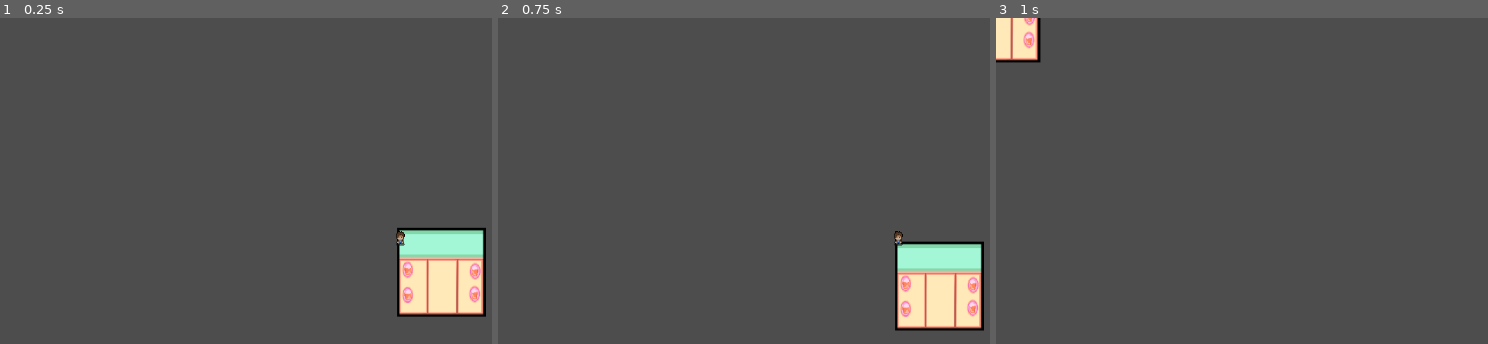
Above: before the commit, frames 1-3 (left to right).
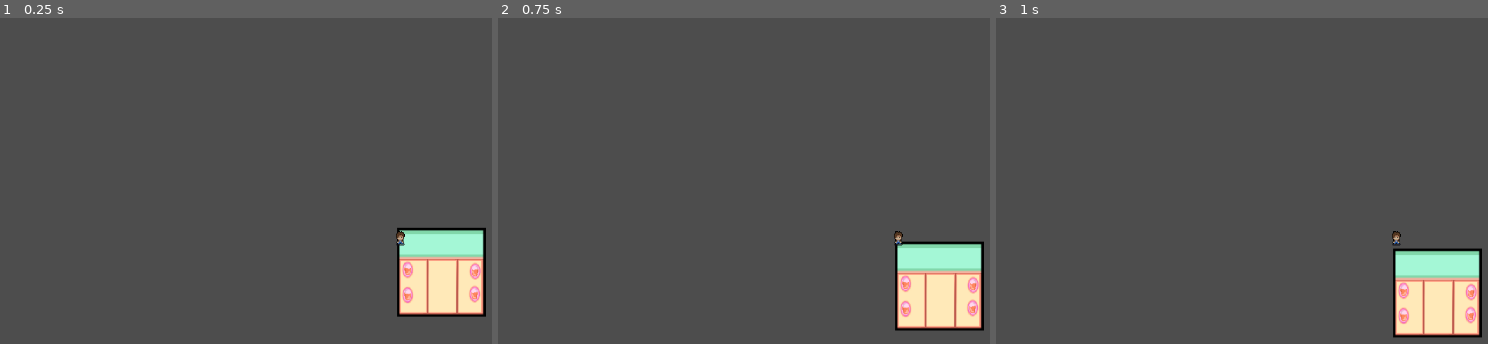
Above: after the commit, the same moments.

Repository: Rattle-Knight/Lab-Fracture
Game: Godot game, scene res://dragger_objects/labbits/labpieceline.tscn
The game is run twice, just before and just after one commit, with the same random seed, the same clock (stepped at 60 frames per second) and the same inputs. This scene is started directly instead of the project's main scene.
Inputs (mouse positions are in pixels of both pictures, inside the frame that each line leads up to):
- Up to frame 1 (0.25 s): no input
- Up to frame 2 (0.75 s): tap Enter at 0.5 s; move the mouse to (857, 334) at 0.52 s; hold W (up) from 0.53 s (still down); hold E (e) from 0.53 s (still down); click (857, 334) at 0.67 s
- Up to frame 3 (1 s): keep holding W (up); keep holding E (e)

Frames 1-2 are identical in both runs. In frame 3, 6.3% of the frame differs, in the area x 0-99%, y 0-99%.
Error after the commit: Attempt to call function 'play' in base 'null instance' on a null instance. (res://dragger_objects/labbits/safearea.gd:28)

Commit message:
aded more death

Diff:
--- a/dragger_objects/labbits/safearea.gd
+++ b/dragger_objects/labbits/safearea.gd
@@ -2,6 +2,7 @@
 
 @onready var player = get_tree().get_first_node_in_group("player")
 var safe_area_count = 0
+
 
 signal player_died
 signal entered
@@ -10,8 +11,6 @@
 func _ready():
 	connect("body_entered", _on_body_entered)
 	connect("body_exited", _on_body_exited)
-
-
 
 func _on_body_entered(body):
 	if body == player:
@@ -22,6 +21,14 @@
 	if body == player:
 		Global.safe_area_count -= 1
 		if Global.safe_area_count == 0:
+			var deathsfx = $"../../../player/splat"
+			var deathuhoh = $"../../../player/uhoh"
 			emit_signal("player_died")
+			Global.playerdead = true
+			deathuhoh.play()
+			deathsfx.play()
+			await deathuhoh.finished
 			player.queue_free()  # Kill the player
+
+
 		emit_signal("exit")
--- a/global.gd
+++ b/global.gd
@@ -2,3 +2,4 @@
 
 var openapp = false
 var safe_area_count= 0
+var playerdead = false
--- a/scenes/actual levels/level_1.tscn
+++ b/scenes/actual levels/level_1.tscn
@@ -20,6 +20,8 @@
 [ext_resource type="Texture2D" uid="uid://baolqyrpc017n" path="res://bgs/bbg.png" id="16_kiy6c"]
 [ext_resource type="PackedScene" uid="uid://c1he760tjlv4h" path="res://scenes/player.tscn" id="19_tgg4n"]
 [ext_resource type="PackedScene" uid="uid://vtgbi63pn50x" path="res://dragger_objects/draggerobjectstart.tscn" id="20_frwf8"]
+[ext_resource type="AudioStream" uid="uid://cx60ye873gpvj" path="res://csfx/e-oh-91679.mp3" id="21_i3sxb"]
+[ext_resource type="AudioStream" uid="uid://bohkcv4qjq0wl" path="res://csfx/transitional-swipe-211688.mp3" id="22_l0c0m"]
 
 [sub_resource type="RectangleShape2D" id="RectangleShape2D_fq8cr"]
 size = Vector2(127.5, 43.5)
@@ -305,6 +307,14 @@
 position = Vector2(99, 313)
 collision_layer = 32
 collision_mask = 32
+
+[node name="uhoh" type="AudioStreamPlayer2D" parent="player"]
+stream = ExtResource("21_i3sxb")
+bus = &"SFX"
+
+[node name="splat" type="AudioStreamPlayer2D" parent="player"]
+stream = ExtResource("22_l0c0m")
+bus = &"SFX"
 
 [connection signal="entered" from="lab/l1/safearea" to="tablet/t1" method="_on_safearea_entered"]
 [connection signal="exit" from="lab/l1/safearea" to="tablet/t1" method="_on_safearea_exit"]
--- a/scripts/player.gd
+++ b/scripts/player.gd
@@ -6,17 +6,18 @@
 @onready var walking_audio = $AudioStreamPlayer2D
 
 func _physics_process(delta):
-	var direction = Input.get_vector("left", "right", "up", "down")
+	if not Global.playerdead:
+		var direction = Input.get_vector("left", "right", "up", "down")
 
-	if direction.x == 0 and direction.y == 0:
-		player_state = "idle"
-	elif direction.x != 0 or direction.y != 0:
-		player_state = "walking"
+		if direction.x == 0 and direction.y == 0:
+			player_state = "idle"
+		elif direction.x != 0 or direction.y != 0:
+			player_state = "walking"
 
-	velocity = direction * speed
-	move_and_slide()
+		velocity = direction * speed
+		move_and_slide()
 
-	play_anim(direction)
+		play_anim(direction)
 
 func play_anim(dir):
 	if player_state == "idle":
Not shown, added: csfx/cartoon-splat-6086.mp3.import
Not shown, added: csfx/e-oh-91679.mp3.import
Not shown, added: csfx/transitional-swipe-211688.mp3.import
Not shown: 1 places in scenes/actual levels/level_1.tscn that only renumber resources
Not shown, added: csfx/cartoon-splat-6086.mp3
Not shown, added: csfx/e-oh-91679.mp3
Not shown, added: csfx/transitional-swipe-211688.mp3
